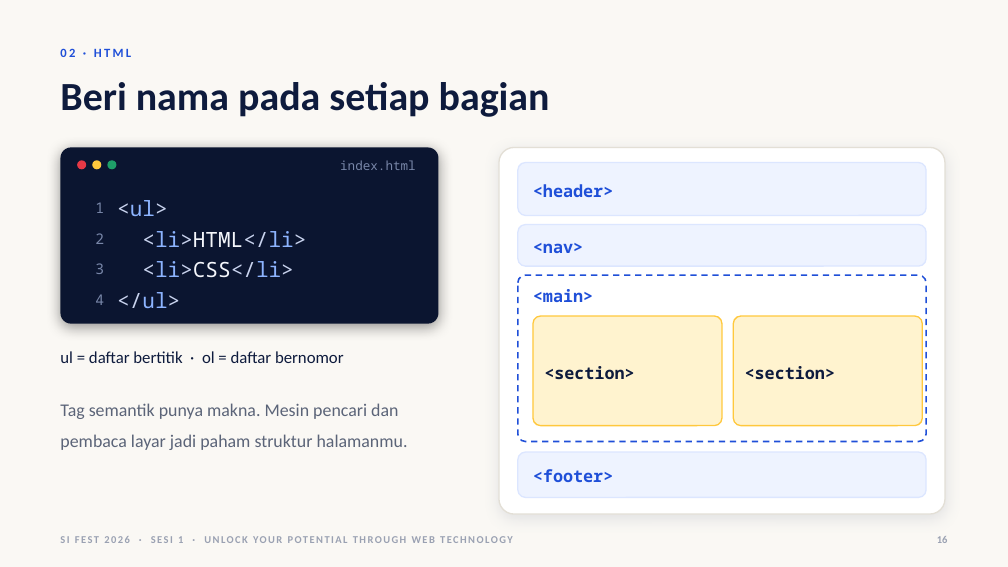
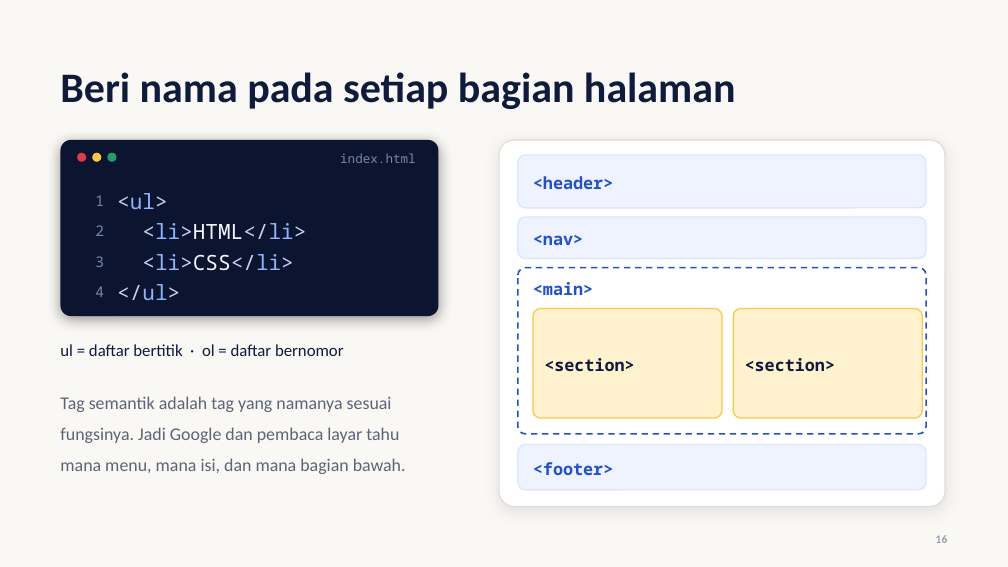
Before and after one commit to RifkiFrds/Seminar, a slide deck: slide 16 of seminar-sifest/SI-Fest-2026-Sesi1-SafeFonts.pptx. Drawn at 1008x567 pixels with LibreOffice and Linux fonts; fonts in the diff are those of the drawing. Boxes give left, top, right and bottom in pixels: in the first picture for what was removed or moved away, otherwise in the second. Text is boxed around its words. In the diff, an @@ line names an element or a change of style, - is before the commit and + after.

```diff
--- a/seminar-sifest/SI-Fest-2026-Sesi1-SafeFonts.pptx
+++ b/seminar-sifest/SI-Fest-2026-Sesi1-SafeFonts.pptx
@@ text removed at [60, 48, 131, 57] @@
-02 · HTML
@@ text at [60, 72, 736, 109]: text changed; size 38 to 40 pt @@
-Beri nama pada setiap bagian
+Beri nama pada setiap bagian halaman
@@ ellipse: place and size @@
-ellipse at [107, 160, 116, 169]
+ellipse at [77, 153, 86, 162]
@@ ellipse at [77, 153, 86, 162]: fill #1E9E68 to #E63946 @@
@@ ellipse: place and size @@
-ellipse at [77, 160, 86, 169]
+ellipse at [107, 153, 116, 162]
@@ ellipse at [107, 153, 116, 162]: fill #E63946 to #1E9E68 @@
@@ rounded rectangle at [518, 155, 926, 208]: proportions changed @@
@@ rounded rectangle: place and size @@
-rounded rectangle at [518, 225, 926, 266]
+rounded rectangle at [518, 155, 926, 208]
@@ text at [142, 223, 306, 239]: text changed @@
-<li>CSS</li>
+<li>HTML</li>
@@ rounded rectangle: place and size @@
-rounded rectangle at [518, 163, 926, 216]
+rounded rectangle at [518, 217, 926, 259]
@@ rounded rectangle at [518, 217, 926, 259]: proportions changed @@
@@ text at [142, 254, 293, 271]: text changed @@
-<li>HTML</li>
+<li>CSS</li>
@@ 7 texts: place and size @@
-7 texts at [95, 160, 613, 308]
+7 texts at [95, 153, 613, 300]
@@ rounded rectangle: place and size @@
-rounded rectangle at [734, 316, 923, 426]
+rounded rectangle at [533, 309, 722, 418]
@@ text "<section>": place and size @@
-text "<section>" at [745, 366, 835, 379]
+text "<section>" at [544, 358, 634, 371]
@@ rounded rectangle: place and size @@
-rounded rectangle at [533, 316, 722, 426]
+rounded rectangle at [734, 309, 923, 418]
@@ text "<section>": place and size @@
-text "<section>" at [544, 366, 634, 379]
+text "<section>" at [745, 358, 835, 371]
@@ text at [60, 396, 406, 474]: text changed @@
-Tag semantik punya makna. Mesin pencari dan pembaca layar jadi paham struktur halamanmu.
+Tag semantik adalah tag yang namanya sesuai fungsinya. Jadi Google dan pembaca layar tahu mana menu, mana isi, dan mana bagian bawah.
@@ 5 texts, 4 rounded rectangles, 1 ellipse: place and size @@
-5 texts, 4 rounded rectangles, 1 ellipse at [60, 147, 945, 514]
+5 texts, 4 rounded rectangles, 1 ellipse at [60, 140, 945, 507]
@@ text removed at [178, 536, 183, 543] @@
-SI FEST 2026 · SESI 1 · UNLOCK YOUR POTENTIAL THROUGH WEB TECHNOLOGY
```
Also in this commit, not shown: 32 other slides changed, 1 slide added, 52 other files.
